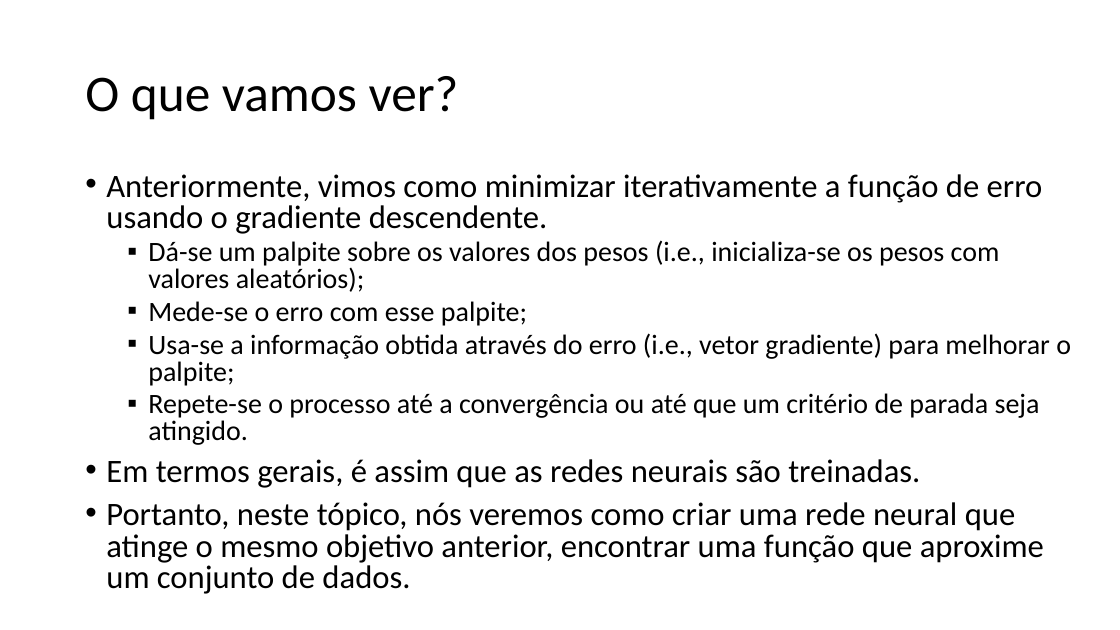
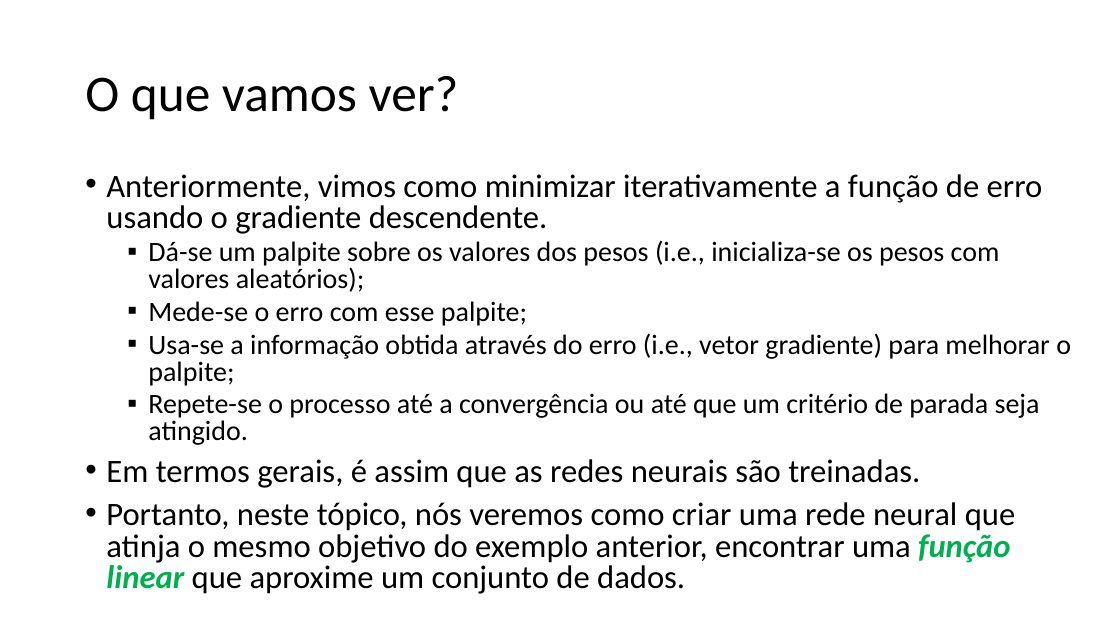
Before and after one commit to zz4fap/tp557-iot-ml, a slide deck: slide 2 of slides/TP557_7_Regressão_com_DNNs_parte_I.pptx. Drawn at 1120x630 pixels with LibreOffice and Linux fonts; fonts in the diff are those of the drawing. Boxes give left, top, right and bottom in pixels: in the first picture for what was removed or moved away, otherwise in the second. Text is boxed around its words. In the diff, an @@ line names an element or a change of style, - is before the commit and + after.

```diff
--- a/slides/TP557_7_Regressão_com_DNNs_parte_I.pptx
+++ b/slides/TP557_7_Regressão_com_DNNs_parte_I.pptx
@@ text at box(106, 502, 1015, 594): text changed @@
-• Portanto, neste tópico, nós veremos como criar uma rede neural que atinge o mesmo objetivo anterior, encontrar uma função que aproxime um conjunto de dados.
+• Portanto, neste tópico, nós veremos como criar uma rede neural que atinja o mesmo objetivo do exemplo anterior, encontrar uma função linear que aproxime um conjunto de dados.
```
Also in this commit, not shown: 11 other slides changed, 1 slide added.
